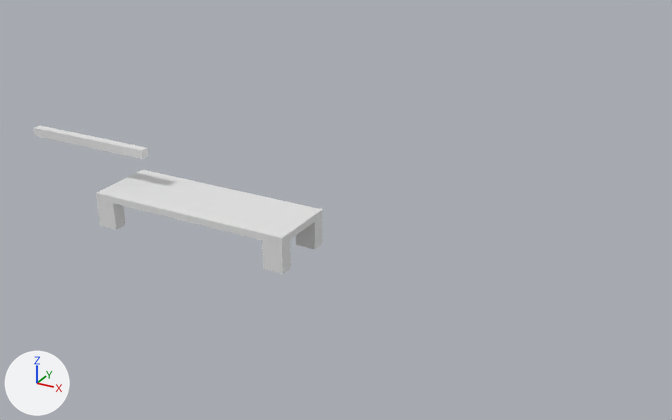
The Blender file Environnements Pre-tests/The Great Prison/Props/props 2.blend: old version first, new version second.
Both versions are drawn from a 50 mm lens placed at (14.15, -18.52, 10.83), pointed at (3.78, 0.33, 1.4). The axes (+X, +Y, +Z) are drawn at lower left. The lights are the same throughout. The picture after the commit comes second.

The first picture shows 'Chains ', 'Table'.
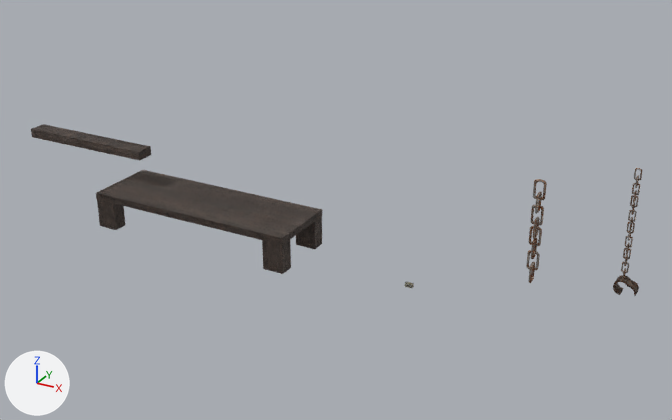
Location of each change, [x1, y1, x2, y2] in pixels of the pictures (672 x 420 px):
'Table', recoloured (white to grey): [96, 170, 322, 274] in both
'Wood Bar', added: after [31, 124, 151, 161]
'Chains ', deleted: before [34, 125, 148, 159]
'Chains', added (brown): after [526, 179, 547, 283]
'Chains With Braes', added: after [613, 168, 642, 296]
    faces in mat_chains_material: [621, 168, 642, 280]
    faces in mat_heavily_rusted_material: [613, 275, 639, 296]
'Brick piece', added: after [405, 282, 414, 288]

The change, as a list of edits to the scene's bpy script:
```text
Add mat_wood_material:
    mat_wood_material = bpy.data.materials.new('Wood Material')
    # uses the picture img_wood062_1k_jpg_color_jpg
    # uses the picture img_wood062_1k_jpg_displacement_jpg
    # uses the picture img_wood062_1k_jpg_normalgl_jpg
    # uses the picture img_wood062_1k_jpg_roughness_jpg
Add mat_heavily_rusted_material:
    mat_heavily_rusted_material = bpy.data.materials.new('Heavily Rusted Material')
    # colours: black #050505
    # uses the picture img_metal056c_1k_jpg_color_jpg
    # uses the picture img_metal056c_1k_jpg_displacement_jpg
    # uses the picture img_metal056c_1k_jpg_metalness_jpg
    # uses the picture img_metal056c_1k_jpg_normalgl_jpg
    # uses the picture img_metal056c_1k_jpg_roughness_jpg
Add mat_chains_material:
    mat_chains_material = bpy.data.materials.new('Chains Material')
    # uses the picture img_metal053c_1k_jpg_color_jpg
    # uses the picture img_metal053c_1k_jpg_displacement_jpg
    # uses the picture img_metal053c_1k_jpg_metalness_jpg
    # uses the picture img_metal053c_1k_jpg_normalgl_jpg
    # uses the picture img_metal053c_1k_jpg_roughness_jpg
Add mat_stone_material:
    mat_stone_material = bpy.data.materials.new('Stone Material')
    # uses the picture img_castle_wall_varriation_diff_1k_jpg
    # uses the picture img_castle_wall_varriation_disp_1k_png
Change me_cube_002:
    where me_cube_002.from_pydata(...)  # 40 vertices, 30 faces; spans x -3.0..3.0, y -1.0..1.0, z -0.9..0.1
    add me_cube_002.materials.append(mat_wood_material)
Remove ob_chains:
    ob_chains = bpy.data.objects.new('Chains ', me_cube)
Add ob_chains_with_braes:
    ob_chains_with_braes = bpy.data.objects.new('Chains With Braes', me_plane_002)  # 3196 vertices, 3194 faces; spans x -0.15..0.15, y -0.99..1.88, z -0.32..0.17
    ob_chains_with_braes.location = (11.0, 0.0, 2.11)
    ob_chains_with_braes.rotation_euler = (1.571, 0.0, -1.571)  # degrees (90, 0, -90)
Add ob_chains_1:
    ob_chains_1 = bpy.data.objects.new('Chains', me_plane_001)  # 1536 vertices, 1536 faces; spans x -0.14..0.14, y -1.25..1.25, z -0.14..0.14
    ob_chains_1.location = (9.0, 0.0, 2.11)
    ob_chains_1.rotation_euler = (1.571, 0.0, -1.571)  # degrees (90, 0, -90)
Add ob_brick_piece:
    ob_brick_piece = bpy.data.objects.new('Brick piece', me_cube_001)  # 24 vertices, 26 faces; spans x -0.1..0.1, y -0.05..0.05, z -0.05..0.05
    ob_brick_piece.location = (6.0, 0.0, 0.0)
Add ob_wood_bar:
    ob_wood_bar = bpy.data.objects.new('Wood Bar', me_cube_1)  # a box spanning x -2.0..2.0, y -0.25..0.25, z -0.12..0.12
    ob_wood_bar.location = (-4.0, 0.0, 2.0)
```
